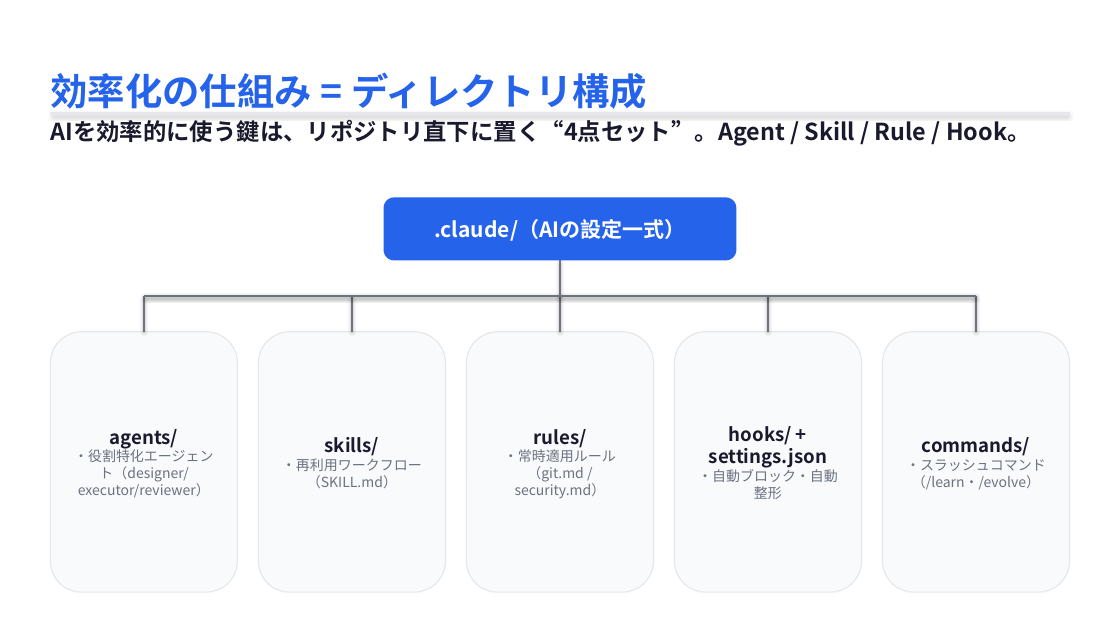
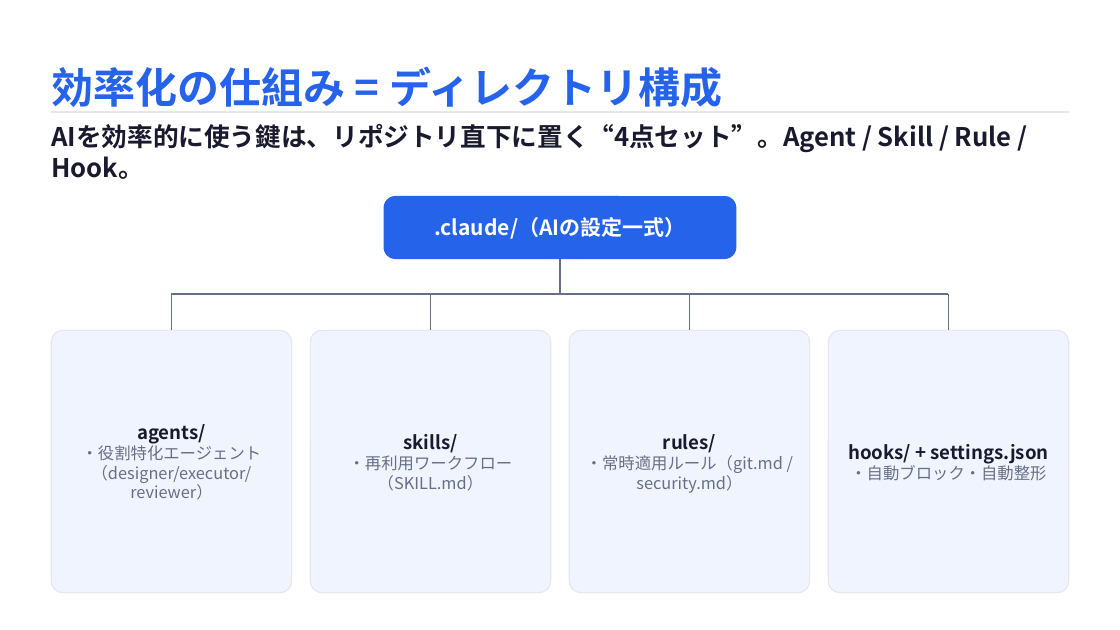
Before and after one commit to masaya-ueki/life-os, a slide deck: slide 9 of domains/presentation/decks/ai-driven-handson/ai-driven-handson.pptx. Drawn at 1120x630 pixels with LibreOffice and Linux fonts; fonts in the diff are those of the drawing. Boxes give left, top, right and bottom in pixels: in the first picture for what was removed or moved away, otherwise in the second. Text is boxed around its words. In the diff, an @@ line names an element or a change of style, - is before the commit and + after.

```diff
--- a/domains/presentation/decks/ai-driven-handson/ai-driven-handson.pptx
+++ b/domains/presentation/decks/ai-driven-handson/ai-driven-handson.pptx
@@ text "効率化の仕組み = ディレクトリ構成" at [51, 66, 722, 107]: size 32 to 36 pt @@
@@ text "AIを効率的に使う鍵は、リポジトリ直下に置く“4点セット”。Agent / Skill / Rule ..." at [51, 124, 1012, 179]: size 20 to 22 pt @@
@@ rounded rectangle ".claude/（AIの設定一式）" at [384, 196, 737, 259]: proportions changed @@
@@ line (560, 259) - (560, 294): stroke #6B7280 1.5 pt to #667085 1.5 pt @@
@@ line moved from (144, 296) - (144, 332) to (171, 294) - (171, 330) @@
@@ line (171, 294) - (171, 330): stroke #6B7280 1.5 pt to #667085 1.5 pt @@
@@ line moved from (144, 296) - (976, 296) to (171, 294) - (949, 294) @@
@@ line (171, 294) - (949, 294): stroke #6B7280 1.5 pt to #667085 1.5 pt @@
@@ line moved from (352, 296) - (352, 332) to (430, 294) - (430, 330) @@
@@ line (430, 294) - (430, 330): stroke #6B7280 1.5 pt to #667085 1.5 pt @@
@@ line moved from (560, 296) - (560, 332) to (690, 294) - (690, 330) @@
@@ line (690, 294) - (690, 330): stroke #6B7280 1.5 pt to #667085 1.5 pt @@
@@ line moved from (768, 296) - (768, 332) to (949, 294) - (949, 330) @@
@@ line (949, 294) - (949, 330): stroke #6B7280 1.5 pt to #667085 1.5 pt @@
@@ line removed from (976, 296) to (976, 332) @@
@@ rounded rectangle "agents/": place and size @@
-rounded rectangle "agents/" at [50, 332, 238, 592]
+rounded rectangle "agents/" at [51, 330, 292, 592]
@@ rounded rectangle "skills/": place and size @@
-rounded rectangle "skills/" at [259, 332, 446, 592]
+rounded rectangle "skills/" at [310, 330, 550, 592]
@@ rounded rectangle "rules/": place and size @@
-rounded rectangle "rules/" at [466, 332, 654, 592]
+rounded rectangle "rules/" at [570, 330, 810, 592]
@@ fill #F8FAFC to #F0F4FF; proportions changed in 4 elements at [51, 330, 292, 592], [310, 330, 550, 592], [570, 330, 810, 592], [828, 330, 1069, 592] @@
@@ rounded rectangle "hooks/ + settings.json": place and size @@
-rounded rectangle "hooks/ + settings.json" at [675, 332, 862, 592]
+rounded rectangle "hooks/ + settings.json" at [828, 330, 1069, 592]
@@ rounded rectangle removed at [883, 332, 1070, 592] @@
-commands/
-・スラッシュコマンド（/learn・/evolve）
@@ text in rounded rectangle at [82, 443, 262, 500]: size 12 to 14 pt, text colour #6B7280 to #667085 in "・役割特化エージェント（designer/executor/reviewer）" @@
@@ text in rounded rectangle at [349, 452, 513, 491]: size 12 to 14 pt, text colour #6B7280 to #667085 in "・再利用ワークフロー（SKILL.md）" @@
@@ text in rounded rectangle at [586, 452, 783, 493]: size 12 to 14 pt, text colour #6B7280 to #667085 in "・常時適用ルール（git.md / security.md）" @@
@@ text in rounded rectangle at [850, 462, 1046, 481]: size 12 to 14 pt, text colour #6B7280 to #667085 in "・自動ブロック・自動整形" @@
```
Also in this commit, not shown: 18 other slides changed, 5 slides added, 3 slides removed, 2 other files.
